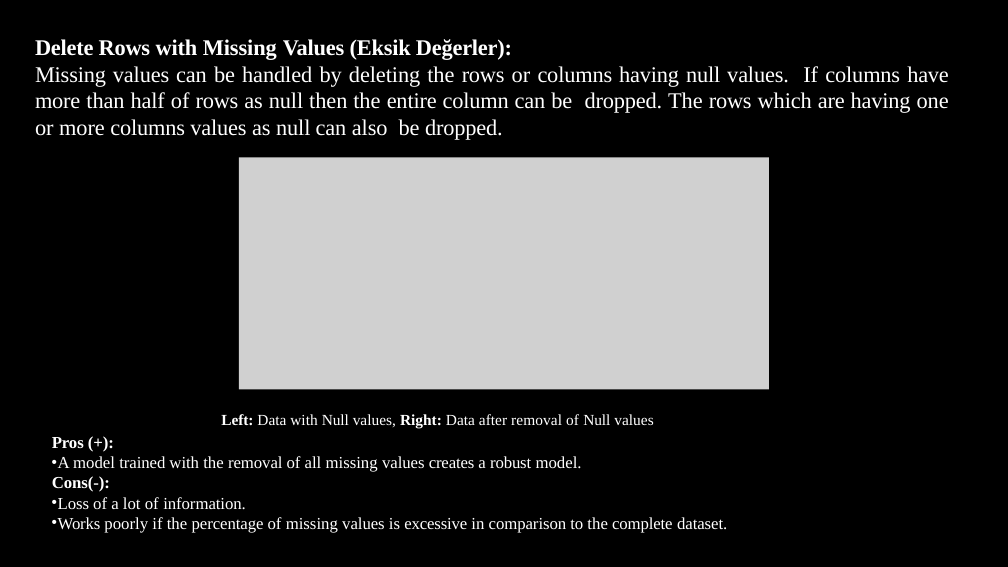
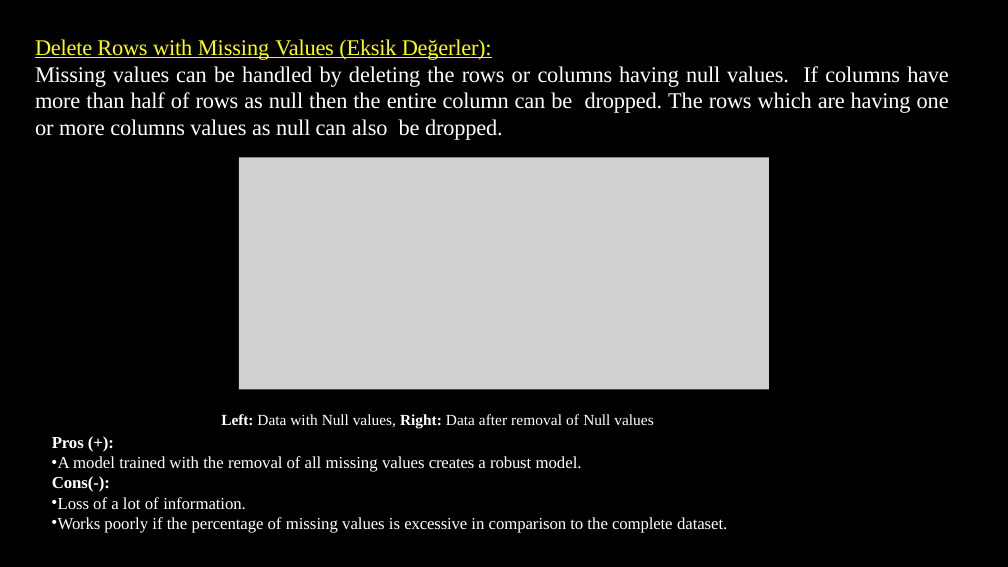
Before and after one commit to akaraci/Makine-Ogrenmesi, a slide deck: slide 16 of Sunular/MÖT-Hafta-2.pptx (slide 12 before the commit). Drawn at 1008x567 pixels with LibreOffice and Linux fonts; fonts in the diff are those of the drawing; grey boxes stand for pictures. Boxes give left, top, right and bottom in pixels: in the first picture for what was removed or moved away, otherwise in the second. Text is boxed around its words. In the diff, an @@ line names an element or a change of style, - is before the commit and + after.

```diff
--- a/Sunular/MÖT-Hafta-2.pptx
+++ b/Sunular/MÖT-Hafta-2.pptx
@@ title at [35,39,492,60]: text colour #FFFFFF to #FFFF00, bold off, underline on in "Delete Rows with Missing Values (Eksik Değerler):" @@
```
Also in this commit, not shown: 8 other slides changed, 8 slides added, 2 slides removed.
